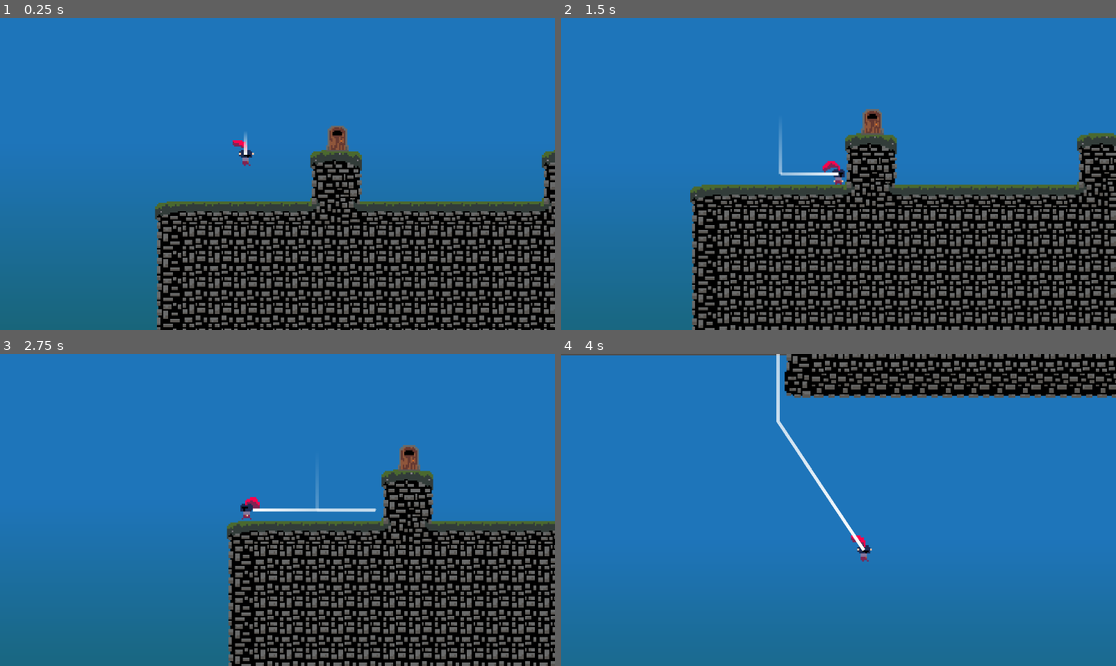
Above: before the commit, frames 1-4 (two rows, left to right).
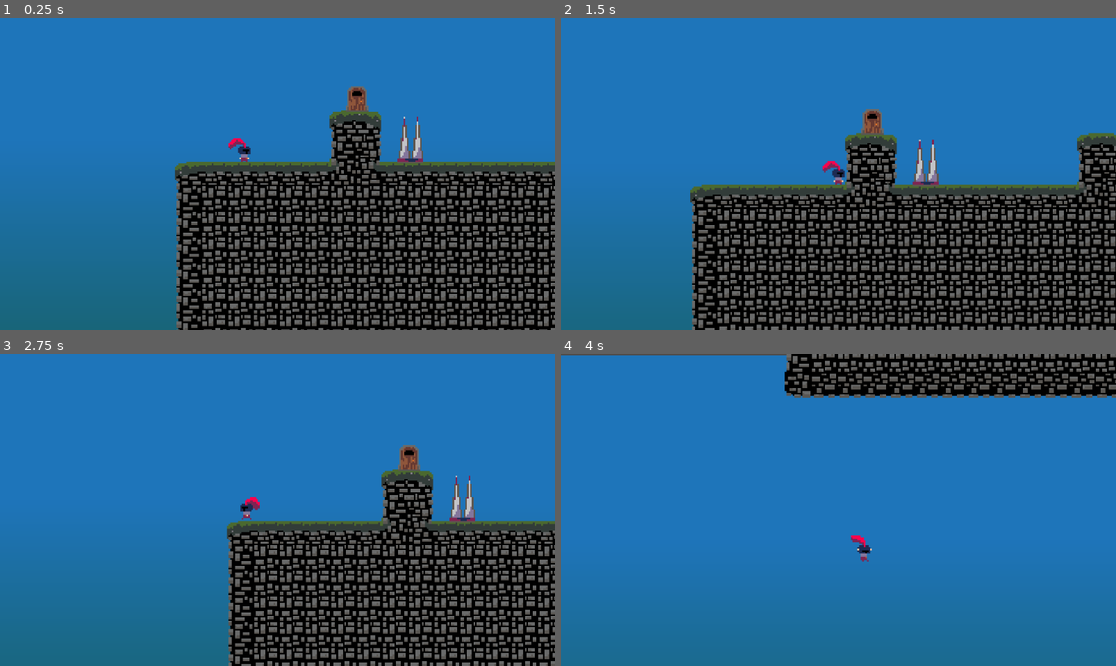
Above: after the commit, the same moments.

Repository: CBurgess97/godot-platformer
Game: Godot game, scene res://Game.tscn
Same seed, same stepped clock (60 frames per second), same inputs: the game is played once before the commit and once after it. This scene is started directly instead of the project's main scene.
Inputs:
- Up to frame 1 (0.25 s): no input
- Up to frame 2 (1.5 s): hold Right (ui_right) from 0.53 s (still down); tap Up (ui_up) at 0.6, 0.77, 1.07, 1.35 s
- Up to frame 3 (2.75 s): tap Up (ui_up) at 1.52, 1.82, 2.1 s; release Right (ui_right) at 2.03 s; hold Left (ui_left) from 2.03 s (still down)
- Up to frame 4 (4 s): release Left (ui_left) at 2.78 s; hold Right (ui_right) from 2.78 s (still down); tap Up (ui_up) at 2.85, 3.02, 3.32, 3.6, 3.77 s

The runs differ from the first frame. In frame 1, 27% of the frame differs, in the area x 27-100%, y 21-100%; in frame 2, 0.7%; in frame 3, 1.0%; in frame 4, 0.5%.

Commit message:
Expand Interaction System

Diff:
--- a/Game.tscn
+++ b/Game.tscn
@@ -46,6 +46,7 @@
 texture = SubResource("GradientTexture2D_u44n3")
 
 [node name="DebugLine" type="Node2D" parent="." node_paths=PackedStringArray("target_node")]
+visible = false
 script = ExtResource("5_t88pq")
 target_node = NodePath("../Player")
 trail_length = 400
--- /dev/null
+++ b/Levels/Level Objects/Spikes.tscn
@@ -0,0 +1,22 @@
+[gd_scene load_steps=5 format=3 uid="uid://klxhy664vtkd"]
+
+[ext_resource type="Script" uid="uid://d3it6nt5p7yr" path="res://Levels/Level Objects/level_object.gd" id="1_eyfkg"]
+[ext_resource type="Texture2D" uid="uid://c1qlhheldhg3k" path="res://Resources/Sprites/Spikes.png" id="1_yx6pv"]
+[ext_resource type="Script" uid="uid://dbabea6rcqs83" path="res://Levels/Level Objects/damage_on_contact_component.gd" id="2_rp4h5"]
+
+[sub_resource type="RectangleShape2D" id="RectangleShape2D_rp4h5"]
+size = Vector2(14, 22)
+
+[node name="Spikes" type="Node2D"]
+script = ExtResource("1_eyfkg")
+
+[node name="Sprite2D" type="Sprite2D" parent="."]
+texture_filter = 1
+texture = ExtResource("1_yx6pv")
+
+[node name="Hitbox" type="Area2D" parent="."]
+script = ExtResource("2_rp4h5")
+
+[node name="CollisionShape2D" type="CollisionShape2D" parent="Hitbox"]
+position = Vector2(0, 5)
+shape = SubResource("RectangleShape2D_rp4h5")
--- /dev/null
+++ b/Levels/Level Objects/damage_on_contact_component.gd
@@ -0,0 +1,7 @@
+extends LevelObjectComponent
+class_name DamageOnContactComponent
+
+
+func on_enter_hitbox(node : Node) -> void:
+	if node.has_method("take_damage"):
+		node.take_damage()
--- a/Levels/Level Objects/door.gd
+++ b/Levels/Level Objects/door.gd
@@ -3,5 +3,11 @@
 
 @export_file var target_scene : String
 
+@onready var stage_transition : LevelObjectComponent = $InteractArea
+
+func _ready() -> void:
+	stage_transition.target_scene = target_scene
+
+
 func interact():
-    level.level_manager.change_level(target_scene)
+	level.level_manager.change_level(target_scene)
--- a/Levels/Level Objects/door.tscn
+++ b/Levels/Level Objects/door.tscn
@@ -1,19 +1,21 @@
-[gd_scene load_steps=4 format=3 uid="uid://yphjr527njqo"]
+[gd_scene load_steps=5 format=3 uid="uid://yphjr527njqo"]
 
 [ext_resource type="Texture2D" uid="uid://dvd3v7x6of2x2" path="res://Resources/Sprites/door.png" id="1_ba8gm"]
-[ext_resource type="Script" uid="uid://c6dhgtwefse7k" path="res://Levels/Level Objects/door.gd" id="1_v6xrn"]
+[ext_resource type="Script" uid="uid://d3it6nt5p7yr" path="res://Levels/Level Objects/level_object.gd" id="1_ts63p"]
+[ext_resource type="Script" uid="uid://c6dhgtwefse7k" path="res://Levels/Object Components/stage_transition.gd" id="1_v6xrn"]
 
 [sub_resource type="RectangleShape2D" id="RectangleShape2D_v6xrn"]
 size = Vector2(14, 16)
 
 [node name="Door" type="Node2D"]
-script = ExtResource("1_v6xrn")
+script = ExtResource("1_ts63p")
 
 [node name="Sprite2D" type="Sprite2D" parent="."]
 texture_filter = 1
 texture = ExtResource("1_ba8gm")
 
-[node name="Area2D" type="Area2D" parent="."]
+[node name="InteractArea" type="Area2D" parent="."]
+script = ExtResource("1_v6xrn")
 
-[node name="CollisionShape2D" type="CollisionShape2D" parent="Area2D"]
+[node name="CollisionShape2D" type="CollisionShape2D" parent="InteractArea"]
 shape = SubResource("RectangleShape2D_v6xrn")
--- a/Levels/Level Objects/level_object.gd
+++ b/Levels/Level Objects/level_object.gd
@@ -2,7 +2,6 @@
 class_name LevelObject
 
 @onready var level : Level = get_parent()
-@onready var area = $Area2D
 
 func _ready():
 	add_to_group("level_object")
--- /dev/null
+++ b/Levels/Object Components/level_object_component.gd
@@ -0,0 +1,4 @@
+extends Node
+class_name LevelObjectComponent
+
+@onready var object : LevelObject = get_parent()
--- /dev/null
+++ b/Levels/Object Components/stage_transition.gd
@@ -0,0 +1,8 @@
+extends LevelObjectComponent
+
+@export_file var target_scene : String
+
+@onready var level : Level = null
+
+func interact():
+    level.level_manager.change_level(target_scene)
--- a/Levels/TestLevel1.tscn
+++ b/Levels/TestLevel1.tscn
@@ -1,8 +1,10 @@
-[gd_scene load_steps=4 format=4 uid="uid://cjmty4xitway2"]
+[gd_scene load_steps=6 format=4 uid="uid://cjmty4xitway2"]
 
 [ext_resource type="TileSet" uid="uid://f6qeyrr0ddqo" path="res://Resources/tiles.tres" id="1_usvk7"]
 [ext_resource type="Script" uid="uid://uaqrhl73rrfd" path="res://Levels/level.gd" id="2_bs3lq"]
 [ext_resource type="PackedScene" uid="uid://yphjr527njqo" path="res://Levels/Level Objects/door.tscn" id="2_xy0xx"]
+[ext_resource type="Script" uid="uid://b1pd2qr674oqk" path="res://Levels/Level Objects/door.gd" id="4_ynt8y"]
+[ext_resource type="PackedScene" uid="uid://klxhy664vtkd" path="res://Levels/Level Objects/Spikes.tscn" id="5_u1dho"]
 
 [node name="TestLevel1" type="TileMapLayer"]
 texture_filter = 1
@@ -12,7 +14,11 @@
 
 [node name="Door" parent="." instance=ExtResource("2_xy0xx")]
 position = Vector2(145, 43)
+script = ExtResource("4_ynt8y")
 target_scene = "uid://scodd5131rra"
 
 [node name="SpawnPoint" type="Node2D" parent="."]
-position = Vector2(88, 38)
+position = Vector2(75, 66)
+
+[node name="Spikes" parent="." instance=ExtResource("5_u1dho")]
+position = Vector2(178, 67)
--- a/Player/player.gd
+++ b/Player/player.gd
@@ -4,7 +4,8 @@
 @onready var movement: PlayerMovementComponent = $PlayerMovementComponent
 @onready var state_machine: PlayerStateMachine = $PlayerStateMachine
 @onready var animation: AnimatedSprite2D = $AnimatedSprite2D
-@onready var interaction_area: Area2D = $Area2D
+@onready var interaction_area: Area2D = $InteractionArea
+@onready var hitbox : Area2D = $HitboxArea
 
 func _ready() -> void:
 	add_to_group("player")
@@ -13,9 +14,18 @@
 	if Input.is_action_just_pressed("ui_up"):
 		var areas = interaction_area.get_overlapping_areas()
 		for area in areas:
-			if area.get_parent().is_in_group("level_object") and area.get_parent().has_method("interact"):
+			if area.get_parent().has_method("interact"):
 				area.get_parent().interact()
 				return
 
+	var hitbox_areas = hitbox.get_overlapping_areas()
+	for area in hitbox_areas:
+		if area.has_method("on_enter_hitbox"):
+			area.on_enter_hitbox(self)
+
 func move_to(_position: Vector2) -> void:
 	position = _position
+
+
+func take_damage() -> void:
+	print("Ouch!")
--- a/Player/player.tscn
+++ b/Player/player.tscn
@@ -1,17 +1,20 @@
-[gd_scene load_steps=9 format=3 uid="uid://bd7qkrisyy24f"]
+[gd_scene load_steps=10 format=3 uid="uid://bd7qkrisyy24f"]
 
 [ext_resource type="Script" uid="uid://bqt1arvvcsf8t" path="res://Player/player.gd" id="1_k53q1"]
 [ext_resource type="Script" uid="uid://ch4fn16ilr8ya" path="res://Player/Player States/player_state_machine.gd" id="2_fhl08"]
 [ext_resource type="Script" uid="uid://dddba1ll76pke" path="res://Player/Player States/player_idle_state.gd" id="3_vtle1"]
 [ext_resource type="Script" uid="uid://bfkuqx47iq0cy" path="res://Player/Player Components/player_movement_component.gd" id="4_od3ui"]
 [ext_resource type="SpriteFrames" uid="uid://dw5j76iikoru7" path="res://Resources/little_knight.tres" id="5_k53q1"]
-[ext_resource type="Script" uid="uid://b1w1sm4it6t4u" path="res://Player/player_animation_component.gd" id="6_fhl08"]
+[ext_resource type="Script" uid="uid://b1w1sm4it6t4u" path="res://Player/Player Components/player_animation_component.gd" id="6_fhl08"]
 
 [sub_resource type="RectangleShape2D" id="RectangleShape2D_fhl08"]
 size = Vector2(8, 17)
 
 [sub_resource type="CircleShape2D" id="CircleShape2D_fhl08"]
 radius = 7.0
+
+[sub_resource type="CircleShape2D" id="CircleShape2D_vtle1"]
+radius = 2.0
 
 [node name="Player" type="CharacterBody2D" groups=["player"]]
 script = ExtResource("1_k53q1")
@@ -34,6 +37,7 @@
 mandatory_jump_time = 0.05
 
 [node name="CollisionShape2D" type="CollisionShape2D" parent="."]
+visible = false
 z_index = 1
 position = Vector2(0, -1.5)
 shape = SubResource("RectangleShape2D_fhl08")
@@ -45,7 +49,14 @@
 animation = &"idle"
 script = ExtResource("6_fhl08")
 
-[node name="Area2D" type="Area2D" parent="."]
+[node name="InteractionArea" type="Area2D" parent="."]
+visible = false
 
-[node name="CollisionShape2D" type="CollisionShape2D" parent="Area2D"]
+[node name="CollisionShape2D" type="CollisionShape2D" parent="InteractionArea"]
 shape = SubResource("CircleShape2D_fhl08")
+
+[node name="HitboxArea" type="Area2D" parent="."]
+
+[node name="CollisionShape2D" type="CollisionShape2D" parent="HitboxArea"]
+position = Vector2(0, 4)
+shape = SubResource("CircleShape2D_vtle1")
Not shown, added: Levels/Level Objects/damage_on_contact_component.gd.uid
Not shown, changed: Levels/Level Objects/door.gd.uid
Not shown, added: Levels/Object Components/level_object_component.gd.uid
Not shown, added: Levels/Object Components/stage_transition.gd.uid
Renamed: Player/player_animation_component.gd -> Player/Player Components/player_animation_component.gd
Renamed: Player/player_animation_component.gd.uid -> Player/Player Components/player_animation_component.gd.uid
Binary file added: Resources/Sprites/Spikes.png
Not shown, added: Resources/Sprites/Spikes.png.import
